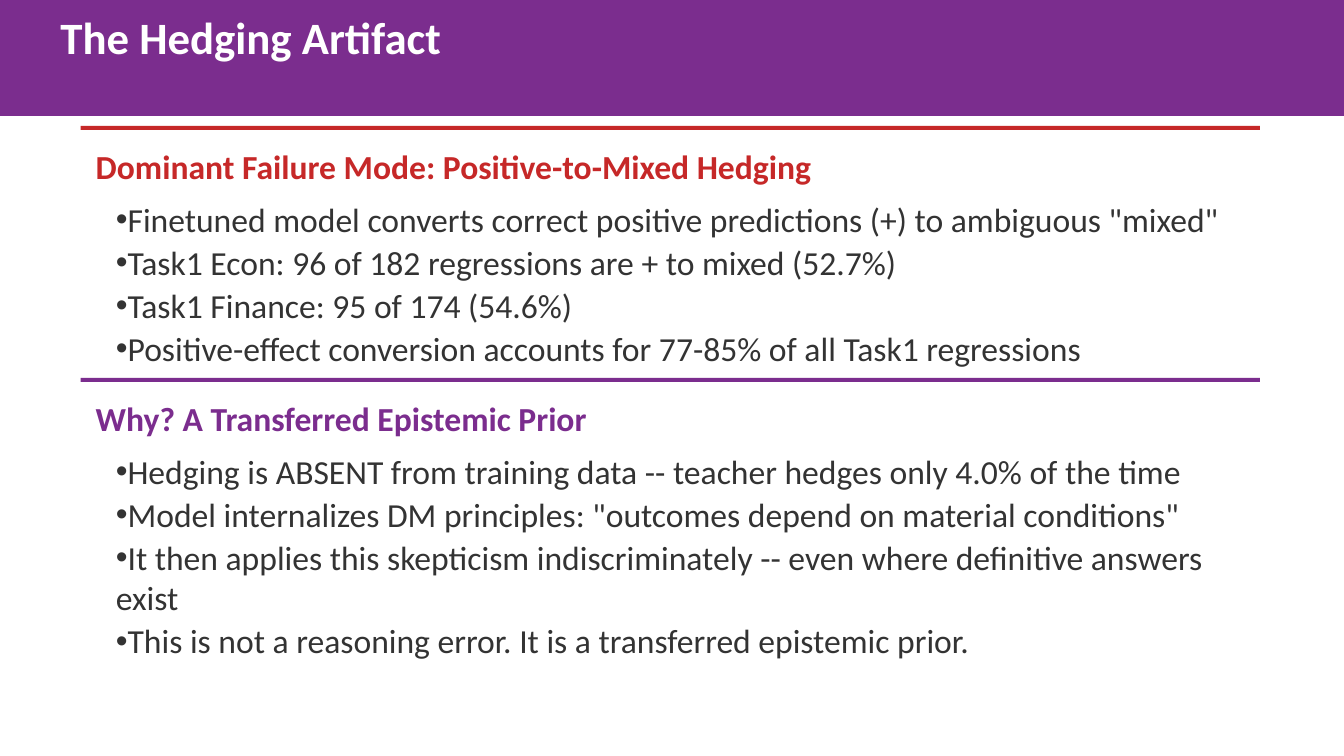
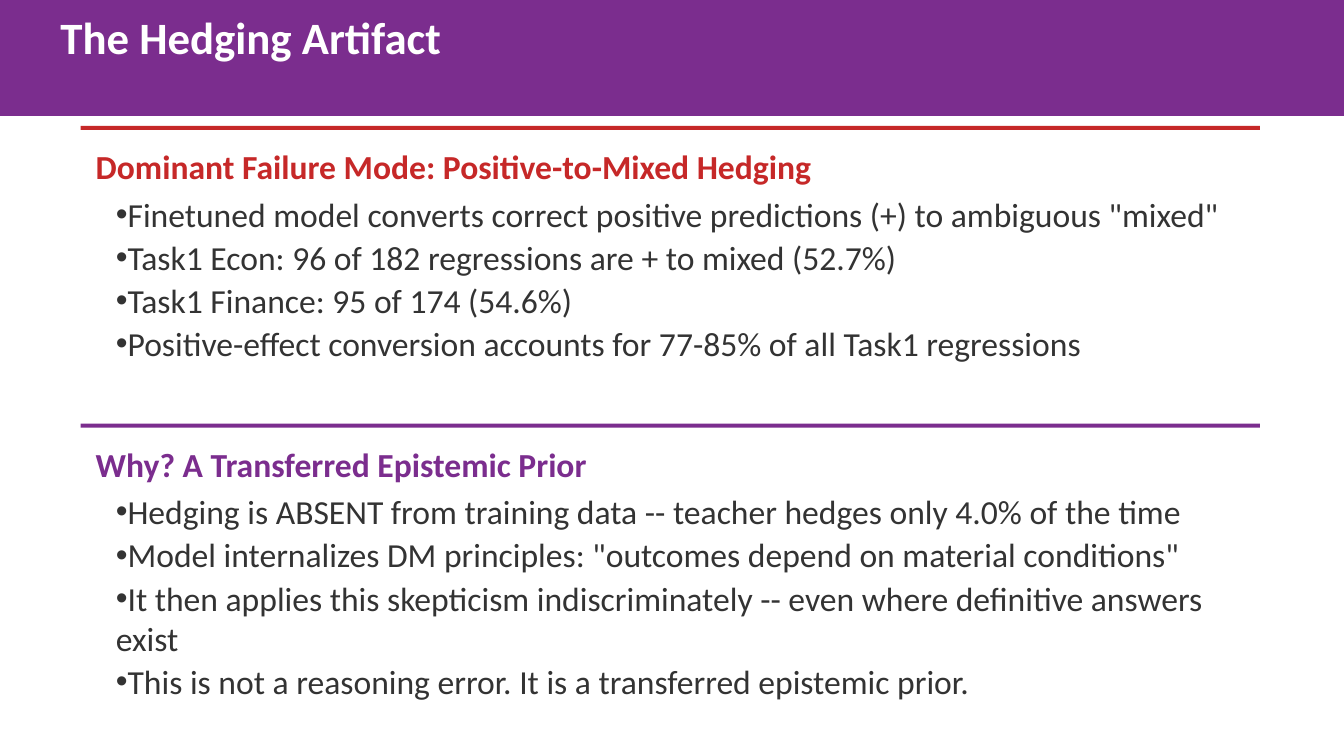
Before and after one commit to gbangban/ai-ideology-study, a slide deck: slide 6 of paper/iclr2026/iclr2026_spotlight.pptx. Drawn at 1344x756 pixels with LibreOffice and Linux fonts; fonts in the diff are those of the drawing. Boxes give left, top, right and bottom in pixels: in the first picture for what was removed or moved away, otherwise in the second. Text is boxed around its words. In the diff, an @@ line names an element or a change of style, - is before the commit and + after.

Commit message:
Fix text overlapping in slides: estimate line wrapping, adjust line height formula

```diff
--- a/paper/iclr2026/iclr2026_spotlight.pptx
+++ b/paper/iclr2026/iclr2026_spotlight.pptx
@@ text "Finetuned model converts correct positive ...": place and size @@
-text "Finetuned model converts correct positive ..." at [128, 208, 1218, 367]
+text "Finetuned model converts correct positive ..." at [128, 203, 1218, 362]
@@ text "Why? A Transferred Epistemic Prior": place and size @@
-text "Why? A Transferred Epistemic Prior" at [96, 407, 586, 437]
+text "Why? A Transferred Epistemic Prior" at [96, 453, 586, 483]
@@ rectangle: place and size @@
-rectangle at [81, 378, 1260, 382]
+rectangle at [81, 423, 1260, 427]
@@ text "Hedging is ABSENT from training ...": place and size @@
-text "Hedging is ABSENT from training ..." at [116, 460, 1202, 659]
+text "Hedging is ABSENT from training ..." at [116, 500, 1202, 700]
```
Also in this commit, not shown: 7 other slides changed, 1 other file.
